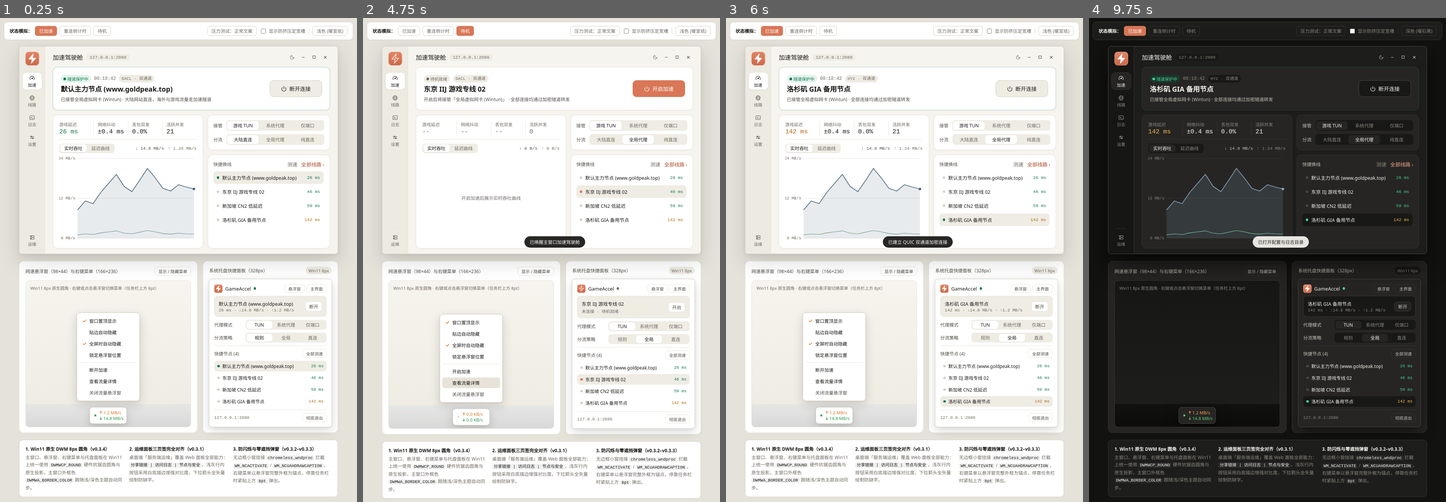
Above: before the commit, frames 1-4 (left to right).
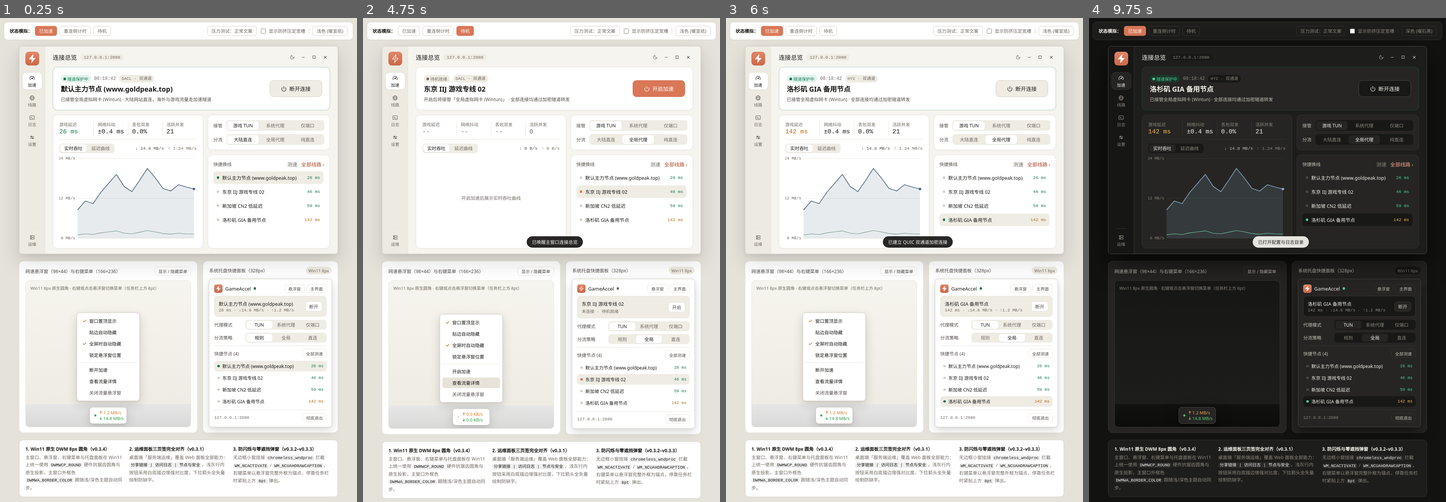
Above: after the commit, the same moments.

Repository: xuanjinya168/game-accel-rs
Game: browser game, page docs/design/desktop-ui-preview.html
Same seed, same stepped clock (60 frames per second), same inputs: the game is played once before the commit and once after it.
Inputs (mouse positions are in pixels of both pictures, inside the frame that each line leads up to):
- Up to frame 1 (0.25 s): no input
- Up to frame 2 (4.75 s): click "断开" at 1.27 s; click (630, 192) at 1.87 s; click "日志" at 2.02 s; click "全局" at 2.47 s; click (509, 71) at 3.07 s; type "e" at 3.07 s; tap Enter at 3.1 s; click "最小化" at 3.67 s; click "连接" at 4.27 s; click "查看流量详情" at 4.52 s
- Up to frame 3 (6 s): click "开启加速" at 4.87 s; click (993, 221) at 5.47 s
- Up to frame 4 (9.75 s): click "浅色 (暖宣纸)" at 6.07 s; click "运维" at 6.67 s; click "设置" at 7.02 s; click (1385, 85) at 7.27 s; type "s" at 7.27 s; tap Enter at 7.3 s; click "全屏时自动隐藏" at 7.87 s; click "悬浮窗" at 8.47 s; click "打开配置目录" at 9.07 s; click "加速" at 9.52 s; click "TUN" at 9.67 s

The runs differ from the first frame. In frame 1, 0.1% of the frame differs, in the area x 7-63%, y 6-57%; in frame 2, 0.2%; in frame 3, 0.1%; in frame 4, 0.1%.

Commit message:
fix(gui): polish brand icon symmetry, dynamic tray states, app.ico, and rename dashboard to 连接总览 (v0.3.6)

Diff:
--- a/docs/design/desktop-ui-preview.html
+++ b/docs/design/desktop-ui-preview.html
@@ -3,7 +3,7 @@
 <head>
   <meta charset="UTF-8" />
   <meta name="viewport" content="width=device-width, initial-scale=1.0" />
-  <title>GameAccel v0.3.5 桌面端交互式设计规范（自包含离线预览）</title>
+  <title>GameAccel v0.3.6 桌面端交互式设计规范（自包含离线预览）</title>
   <style>
     *, *::before, *::after { box-sizing: border-box; }
     html, body { margin: 0; padding: 0; }
@@ -957,7 +957,7 @@
         <!-- 28px Topbar (with Minimize / Maximize / Close) -->
         <header class="topbar">
           <div class="topbar-left">
-            <span id="viewTitle" class="view-title">加速驾驶舱</span>
+            <span id="viewTitle" class="view-title">连接总览</span>
             <span id="portBadge" class="port-badge mono slot-lock" onclick="toast('已复制代理地址 127.0.0.1:2080')">127.0.0.1:2080</span>
           </div>
           <div class="topbar-right">
@@ -1176,7 +1176,7 @@
             <div class="bento-card set-card">
               <div class="set-row">
                 <div style="display:flex;align-items:center;gap:10px;">
-                  <span style="font-size:13px;">当前版本 v0.3.5</span>
+                  <span style="font-size:13px;">当前版本 v0.3.6</span>
                   <span style="font-size:12px;color:var(--c-muted);">已是最新</span>
                 </div>
                 <div style="display:flex;gap:6px;">
@@ -1350,7 +1350,7 @@
             </button>
             <div class="hairline" style="margin:3px 0;"></div>
             <button class="pill-menu-row" id="pillMenuConn" onclick="toggleConnect()">断开加速</button>
-            <button class="pill-menu-row" onclick="setNav('cockpit'); toast('已唤醒主窗口加速驾驶舱')">查看流量详情</button>
+            <button class="pill-menu-row" onclick="setNav('cockpit'); toast('已唤醒主窗口连接总览')">查看流量详情</button>
             <button class="pill-menu-row danger" onclick="toast('已隐藏桌面网速悬浮窗')">关闭流量悬浮窗</button>
           </div>
 
@@ -1531,7 +1531,7 @@
 
     function setNav(n) {
       st.nav = n;
-      const titles = { cockpit: '加速驾驶舱', nodes: '线路与订阅', logs: '诊断日志', settings: '偏好设置', ops: '服务端运维' };
+      const titles = { cockpit: '连接总览', nodes: '线路与订阅', logs: '诊断日志', settings: '偏好设置', ops: '服务端运维' };
       document.getElementById('viewTitle').textContent = titles[n];
       ['cockpit', 'nodes', 'logs', 'settings', 'ops'].forEach(k => {
         document.getElementById('page-' + k).classList.toggle('hidden', k !== n);
@@ -1978,8 +1978,8 @@
 
     // Hollow-to-Solid Terracotta Brand Logo Animation (exact 1:1 mirror of crates/gui/src/icons.rs)
     const BRAND_BOLT_OUTLINE = [
-      [0.14, -0.68], [-0.50, 0.07], [-0.0261, 0.07],
-      [-0.14, 0.68], [0.50, -0.07], [0.0261, -0.07],
+      [0.12, -0.58], [-0.43, 0.06], [-0.0225, 0.06],
+      [-0.12, 0.58], [0.43, -0.06], [0.0225, -0.06],
     ];
     const brandAnim = {
       fillT: 1,
@@ -2024,15 +2024,16 @@
         ctx.stroke();
       }
 
+      const lift = Math.min(1, hover * 0.6 + p * 0.8) * 14;
       const g = ctx.createLinearGradient(x, y, x, y + sz);
-      g.addColorStop(0, '#E38667');
-      g.addColorStop(1, '#CC6848');
+      g.addColorStop(0, `rgb(${Math.min(255, Math.round(227 + lift))},${Math.min(255, Math.round(134 + lift * 0.85))},${Math.min(255, Math.round(103 + lift * 0.75))})`);
+      g.addColorStop(1, `rgb(${Math.min(255, Math.round(204 + lift * 0.85))},${Math.min(255, Math.round(104 + lift * 0.75))},${Math.min(255, Math.round(72 + lift * 0.65))})`);
       drawRoundRectPath(ctx, x, y, sz, sz, r);
       ctx.fillStyle = g;
       ctx.fill();
 
       drawRoundRectPath(ctx, x + 0.5, y + 0.5, sz - 1, sz - 1, Math.max(1, r - 0.5));
-      ctx.strokeStyle = `rgba(255,255,255,${0.22 + hover * 0.16 + p * 0.22})`;
+      ctx.strokeStyle = st.theme === 'dark' ? 'rgba(255,255,255,0.11)' : 'rgba(0,0,0,0.07)';
       ctx.lineWidth = 1;
       ctx.stroke();
 
@@ -2051,8 +2052,8 @@
         ctx.save();
         traceBolt();
         ctx.clip();
-        const yTop = cy - 0.68 * half * scale;
-        const yBot = cy + 0.68 * half * scale;
+        const yTop = cy - 0.58 * half * scale;
+        const yBot = cy + 0.58 * half * scale;
         const fillH = (yBot - yTop) * brandAnim.fillT;
         ctx.fillStyle = '#FFFFFF';
         ctx.fillRect(x, yBot - fillH, sz, fillH + 2);
@@ -2061,7 +2062,7 @@
 
       traceBolt();
       ctx.strokeStyle = 'rgba(255,255,255,0.93)';
-      ctx.lineWidth = Math.max(1.15, Math.min(2.2, sz * 0.044));
+      ctx.lineWidth = Math.max(1.1, Math.min(2.0, sz * 0.040));
       ctx.lineJoin = 'round';
       ctx.stroke();
       ctx.restore();
Binary file changed: crates/gui/assets/app.ico
Not shown, changed: Cargo.lock
Not shown, changed: crates/gui/src/admin_view.rs
Not shown, changed: crates/gui/src/icons.rs
Not shown, changed: crates/gui/src/main.rs
Not shown, changed: crates/gui/src/theme.rs
Not shown, changed: crates/gui/src/tray.rs
Not shown, changed: crates/gui/src/views/mod.rs
